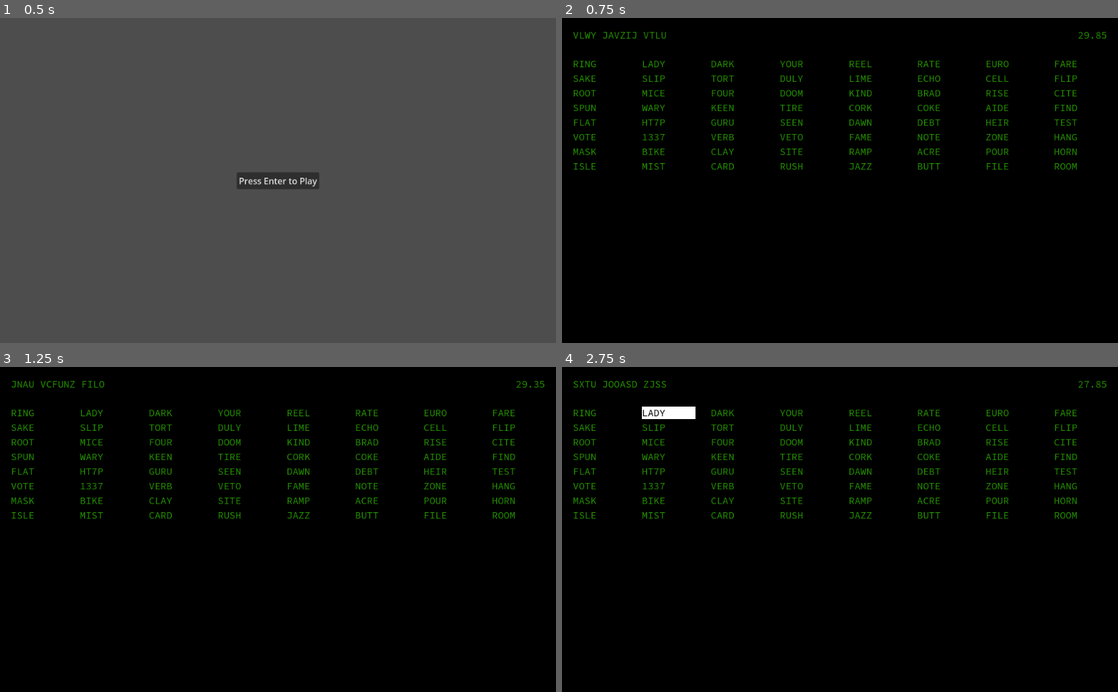
Above: before the commit, frames 1-4 (two rows, left to right).
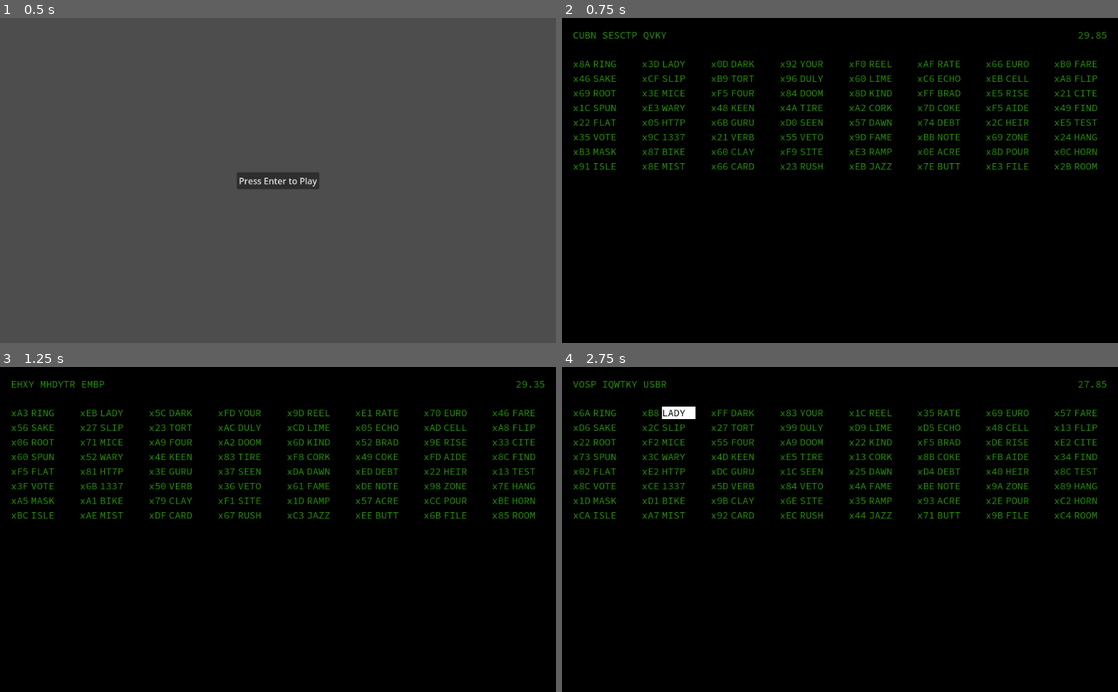
Above: after the commit, the same moments.

Repository: AlgorithmJuice/CodeBreaker
Game: Godot game, scene res://scenes/menu.tscn
Same seed, same stepped clock (60 frames per second), same inputs: the game is played once before the commit and once after it.
Inputs:
- Up to frame 1 (0.5 s): no input
- Up to frame 2 (0.75 s): click "Press Enter to Play" at 0.5 s
- Up to frame 3 (1.25 s): no input
- Up to frame 4 (2.75 s): click "RING" at 1.25 s; click "LADY" at 2 s

Frame 1 is identical in both runs. In frame 2, 5.2% of the frame differs, in the area x 2-97%, y 4-47%; in frame 3, 5.2%; in frame 4, 5.4%.

Commit message:
better visuals

Diff:
--- a/nodes/passcode_button.tscn
+++ b/nodes/passcode_button.tscn
@@ -1,6 +1,25 @@
-[gd_scene format=3 uid="uid://d0itxsbroohia"]
+[gd_scene load_steps=2 format=3 uid="uid://d0itxsbroohia"]
 
-[node name="PasscodeButton" type="Button"]
+[ext_resource type="Script" path="res://scripts/passcode_button.gd" id="1_ohysi"]
+
+[node name="Container" type="HBoxContainer"]
+offset_right = 40.0
+offset_bottom = 40.0
+size_flags_horizontal = 3
+script = ExtResource("1_ohysi")
+
+[node name="ByteLabel" type="Label" parent="."]
+layout_mode = 2
+text = "xFF"
+
+[node name="ByteTimer" type="Timer" parent="ByteLabel"]
+wait_time = 0.1
+autostart = true
+
+[node name="PasscodeButton" type="Button" parent="."]
+layout_mode = 2
 size_flags_horizontal = 3
 text = "######"
 alignment = 0
+
+[connection signal="timeout" from="ByteLabel/ByteTimer" to="." method="_on_byte_timer_timeout"]
--- a/scenes/game.tscn
+++ b/scenes/game.tscn
@@ -48,7 +48,7 @@
 text = "Password"
 
 [node name="PassphraseTimer" type="Timer" parent="MarginContainer/VerticalContainer/HorizontalContainer/PassphraseLabel"]
-wait_time = 0.075
+wait_time = 0.05
 autostart = true
 
 [node name="CountdownLabel" type="Label" parent="MarginContainer/VerticalContainer/HorizontalContainer"]
--- a/scripts/game_controller.gd
+++ b/scripts/game_controller.gd
@@ -109,10 +109,10 @@
 	shuffled_words.shuffle()
 
 	for word in shuffled_words:
-		var button = password_button_root.instantiate()
+		var passcode_instance = password_button_root.instantiate()
+		passcode_instance.get_node("PasscodeButton").text = word
 
-		button.text = word
-		matrix_container.add_child(button)
+		matrix_container.add_child(passcode_instance)
 
 func init_matrix():
 	matrix_container = $MarginContainer/VerticalContainer/MatrixContainer
--- /dev/null
+++ b/scripts/passcode_button.gd
@@ -0,0 +1,17 @@
+extends Node
+
+func _ready():
+	$ByteLabel.text = get_byte()
+
+func _on_byte_timer_timeout():
+	$ByteLabel.text = get_byte()
+
+func get_byte():
+	var byte = "x"
+	var hex_chars = "0123456789ABCDEF"
+
+	for i in range(2):
+		var index = randi() % hex_chars.length()
+		byte += hex_chars[index]
+
+	return byte
